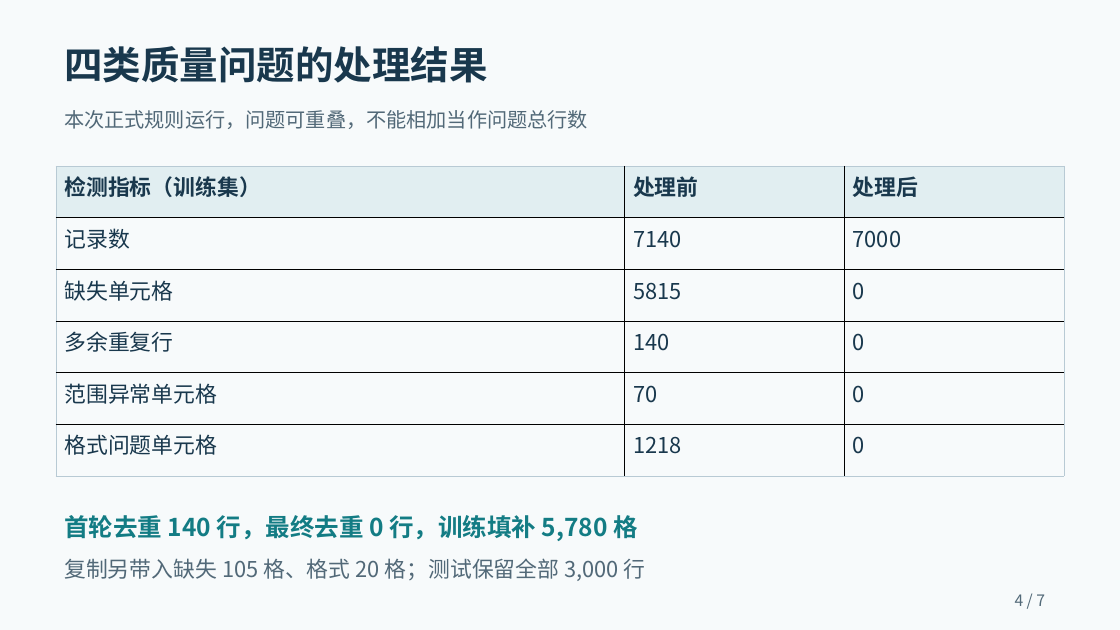
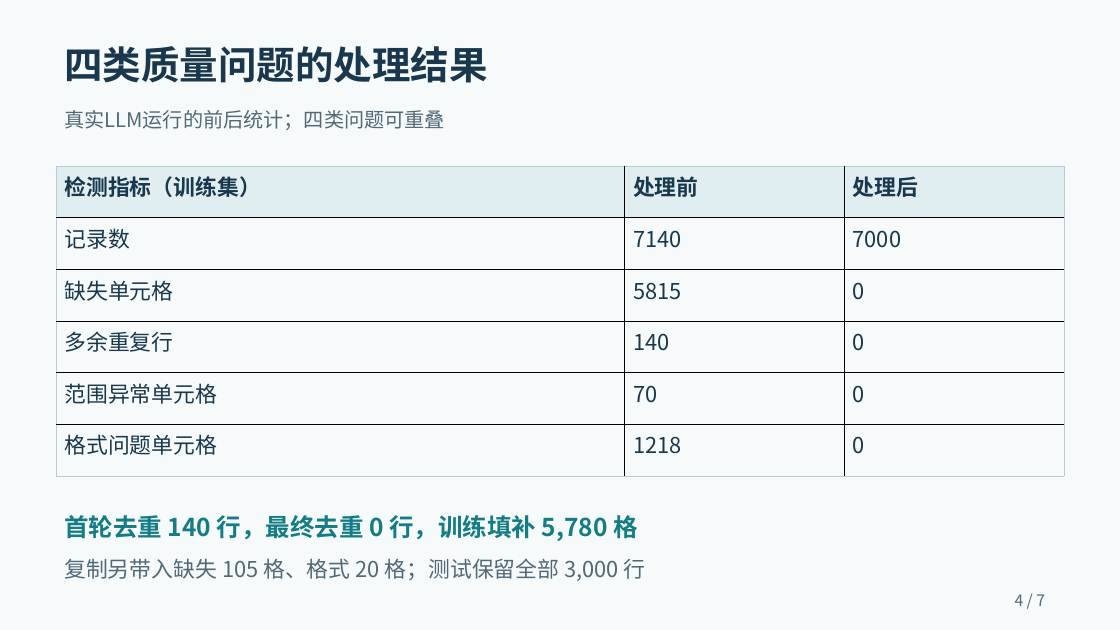
Before and after one commit to 2026-XJTU-UG-DM-Assignment-10/data_agent_course, a slide deck: slide 4 of docs/presentation.pptx. Drawn at 1120x630 pixels with LibreOffice and Linux fonts; fonts in the diff are those of the drawing. Boxes give left, top, right and bottom in pixels: in the first picture for what was removed or moved away, otherwise in the second. Text is boxed around its words. In the diff, an @@ line names an element or a change of style, - is before the commit and + after.

```diff
--- a/docs/presentation.pptx
+++ b/docs/presentation.pptx
@@ text at bbox=[64, 110, 445, 130]: text changed @@
-本次正式规则运行，问题可重叠，不能相加当作问题总行数
+真实LLM运行的前后统计；四类问题可重叠
```
Also in this commit, not shown: 5 other slides changed, 1 slide added, 1 slide removed, 20 other files.
